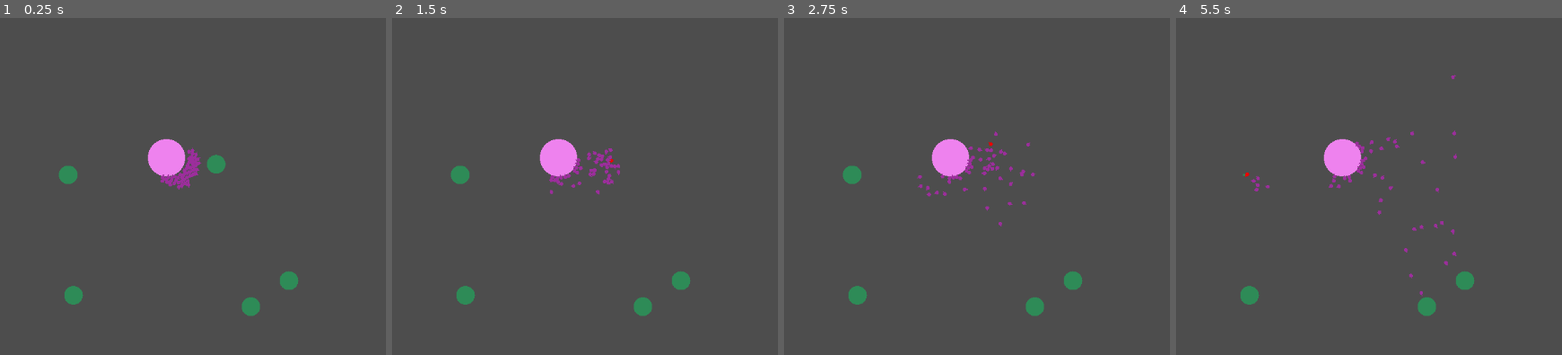
Above: before the commit, frames 1-4 (left to right).
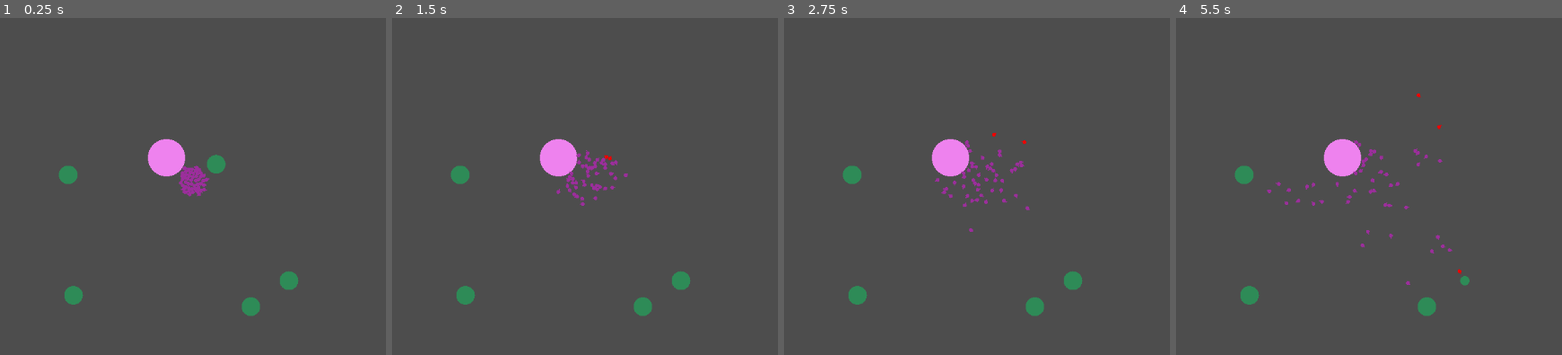
Above: after the commit, the same moments.

Repository: MalCaor/RucheTyr
Game: Godot game, scene res://Scene2d.tscn
Two runs of this game, one before a commit and one after it. Both use one fixed random seed, a clock stepped at 60 frames per second and the inputs below.
Inputs:
- Up to frame 1 (0.25 s): no input
- Up to frame 2 (1.5 s): no input
- Up to frame 3 (2.75 s): no input
- Up to frame 4 (5.5 s): no input

The runs differ from the first frame. In frame 1, 0.6% of the frame differs, in the area x 41-55%, y 38-54%; in frame 2, 0.9%; in frame 3, 0.9%; in frame 4, 1.3%, in the area x 15-78%, y 16-83%.

Commit message:
tentative de correction des con de gaunt

Diff:
--- a/Tyr/hormagaunt.gd
+++ b/Tyr/hormagaunt.gd
@@ -74,7 +74,6 @@
 	var angle_self:float = self.global_transform.x.angle_to(angle_to_ruche)
 
 	apply_torque_impulse(angle_self/2)
-	evasion_maneuver()
 	go_forward()
 
 
@@ -86,7 +85,7 @@
 		var angle_target:Vector2 = Vector2(dx,dy).normalized()
 		var angle_self:float = self.global_transform.x.angle_to(angle_target)
 
-		apply_torque_impulse((angle_self/20) * -1)
+		apply_torque_impulse((angle_self/10) * -1)
 
 func zerg_maneuver():
 	# approch nour
@@ -111,16 +110,22 @@
 		body.eaten()
 		nbr_current_food += 1
 		self.modulate = Color.RED
-	if body.type == "Ruche" && nbr_current_food>0:
-		ruche_mere.give_food_to_Ruche(nbr_current_food)
-		nbr_current_food=0
-		self.modulate = couleur
+	elif body.type == "Ruche":
+		if nbr_current_food>0:
+			ruche_mere.give_food_to_Ruche(nbr_current_food)
+			nbr_current_food=0
+			self.modulate = couleur
+
 		var dx:float = ruche_mere.position.x - position.x
 		var dy:float = ruche_mere.position.y - position.y
 
-		var angle_to_ruche:Vector2 = -Vector2(dx,dy).normalized()
-		var angle_self:float = self.global_transform.x.angle_to(angle_to_ruche)
-		apply_torque_impulse(angle_self)
+		var angle_to_ruche:Vector2 = Vector2(dx,dy).normalized()
+		var angle_self:float = self.global_transform.x.angle_to(angle_to_ruche*-1)
+
+		apply_torque_impulse(angle_self*10)
+		go_forward()
+
+
 
 
 func _on_enter_vision_collision(body):
--- a/ruche.gd
+++ b/ruche.gd
@@ -12,14 +12,14 @@
 func _ready():
 	self.modulate = couleur
 	for x in 50:
-		add_tyr(hormagaunt, position+Vector2(randf(), randf()))
+		add_tyr(hormagaunt, position+Vector2(randf_range(10,15), randf_range(10,15)))
 
 
 # Called every frame. 'delta' is the elapsed time since the previous frame.
 func _process(delta):
 	if(food_quantity>=5):
 		food_quantity-=5
-		add_tyr(hormagaunt, position+Vector2(randf(), randf()))
+		add_tyr(hormagaunt, position+Vector2(randf_range(10,15), randf_range(10,15)))
 
 func add_tyr(tyr_to_add, pos: Vector2):
 	var new_tyr: RigidBody2D = tyr_to_add.instantiate()
